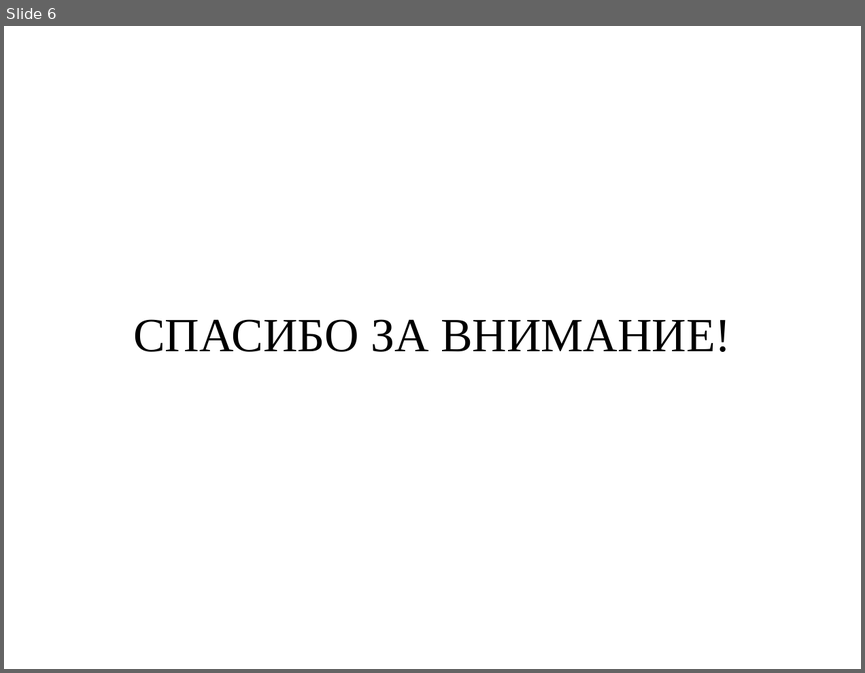
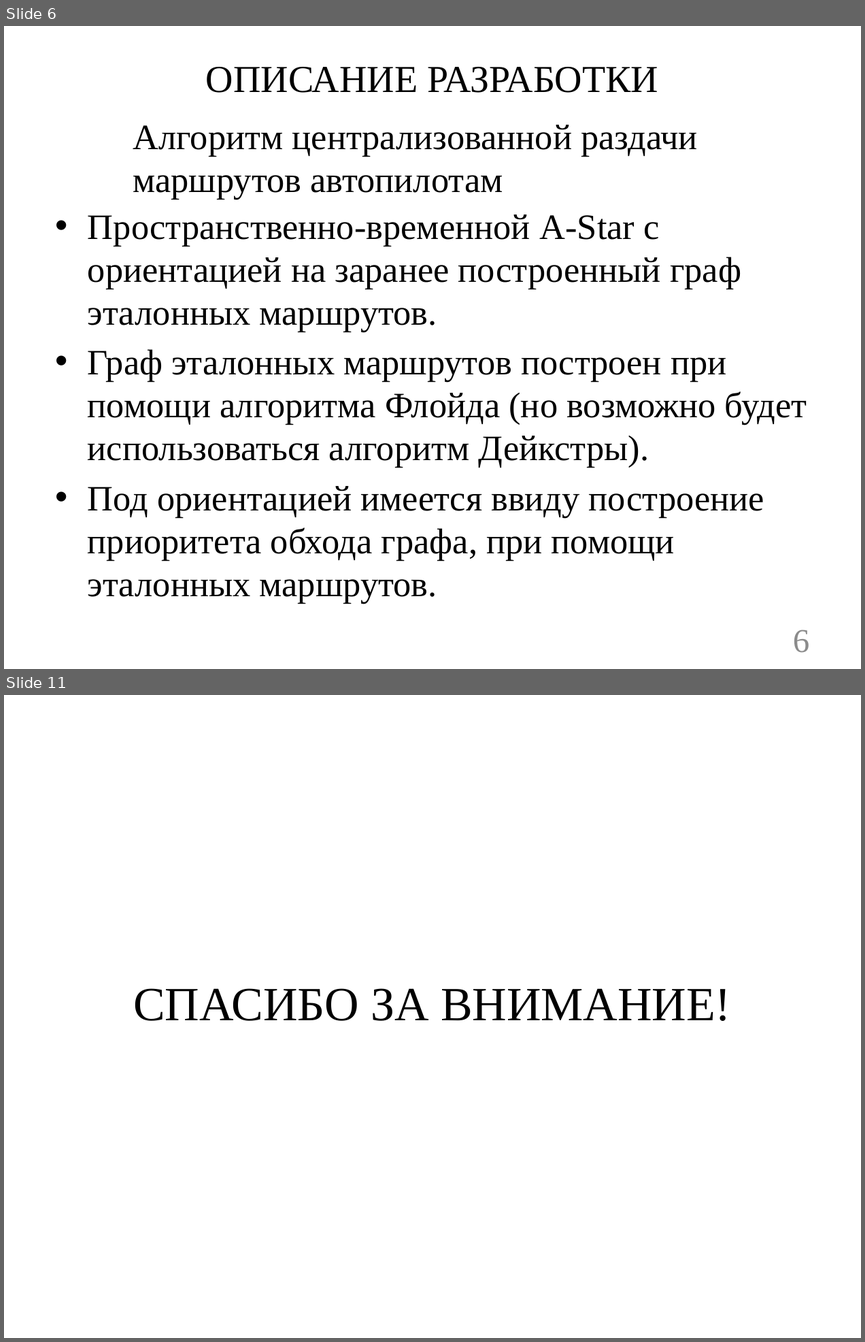
Before and after one commit to GeorgiaFrankinStain/Centralized_Control_of_Autopilots_diploma, a slide deck: _legal_documentation/преддипломная практика/TimofeevDA.pptx. Shown one above the other, each under a label of ours: slide 6 before the commit, slides 6 and 11 after it; the slides between them are not shown. The pictures are 865x673 and 865x1342 pixels, drawn with LibreOffice and Linux fonts; fonts in the diff are those of the drawing; background and template pictures are left out. Boxes give left, top, right and bottom in pixels: in the first picture for what was removed or moved away, otherwise in the second. Text is boxed around its words. In the diff, an @@ line names an element or a change of style, - is before the commit and + after.

```diff
--- a/_legal_documentation/преддипломная практика/TimofeevDA.pptx
+++ b/_legal_documentation/преддипломная практика/TimofeevDA.pptx
@@ slide 6 added at (x1=4, y1=26, x2=861, y2=669), background #FFFFFF @@
@@ title added at (x1=206, y1=67, x2=658, y2=93), 32 pt, text #000000 @@
+ОПИСАНИЕ РАЗРАБОТКИ
@@ text added at (x1=133, y1=125, x2=698, y2=199), 30 pt, text #000000 @@
+Алгоритм централизованной раздачи маршрутов автопилотам
@@ text added at (x1=88, y1=214, x2=807, y2=603), 30 pt, text #000000 @@
+• Пространственно-временной A-Star с ориентацией на заранее построенный граф эталонных маршрутов.
+• Граф эталонных маршрутов построен при помощи алгоритма Флойда (но возможно будет использоваться алгоритм Дейкстры).
+• Под ориентацией имеется ввиду построение приоритета обхода графа, при помощи эталонных маршрутов.
@@ page number added at (x1=793, y1=629, x2=810, y2=652), 28 pt, text #8C8C8C @@
+6
@@ what was slide 6 is now slide 11 @@
```
Also in this commit, not shown: 4 slides changed, 5 other slides added, 1 slide removed, 27 other files.
